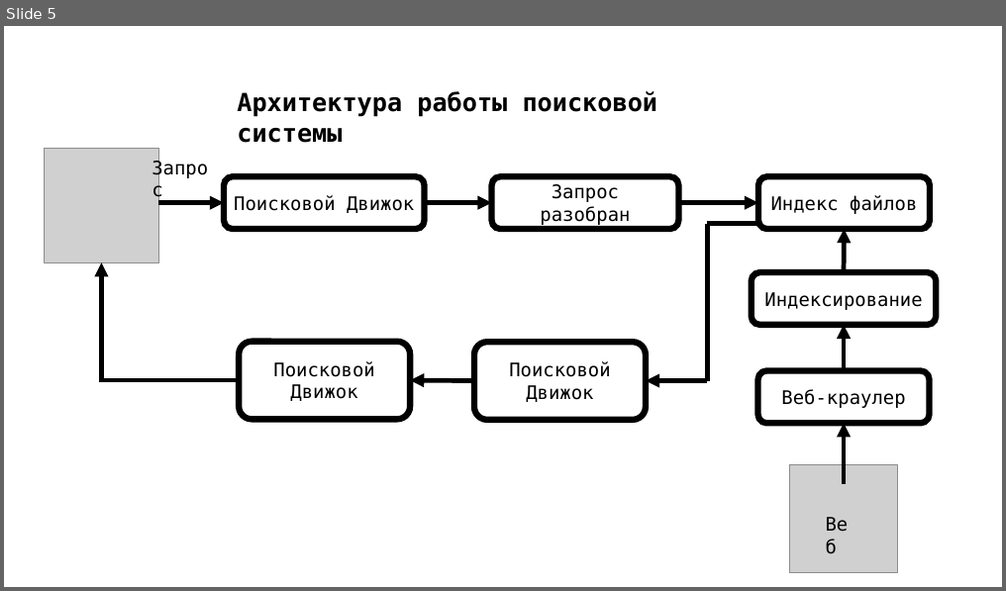
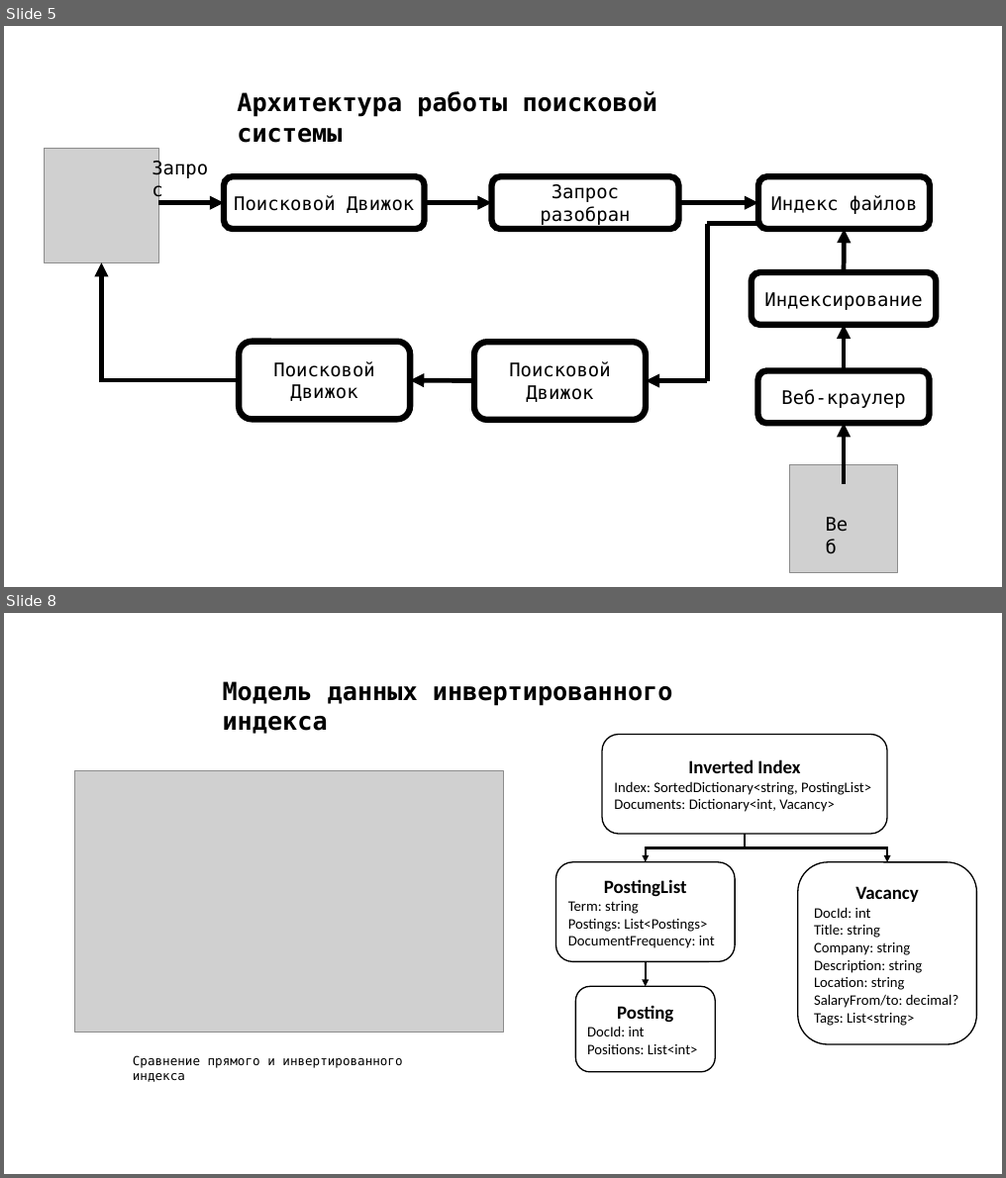
Before and after one commit to 0xK3rn0de/kursach_search, a slide deck: преза.pptx. Shown one above the other, each under a label of ours: slide 5 before the commit, slides 5 and 8 after it; the slides between them are not shown. The pictures are 1006x591 and 1006x1178 pixels, drawn with LibreOffice and Linux fonts; fonts in the diff are those of the drawing; grey boxes stand for pictures. Boxes give left, top, right and bottom in pixels: in the first picture for what was removed or moved away, otherwise in the second. Text is boxed around its words. In the diff, an @@ line names an element or a change of style, - is before the commit and + after.

```diff
--- a/преза.pptx
+++ b/преза.pptx
@@ slide 8 added at box(4, 613, 1002, 1174), background #FFFFFF @@
@@ text added at box(223, 681, 673, 734), 24 pt, text #000000, bold @@
+Модель данных инвертированного индекса
@@ rounded rectangle added at box(602, 735, 887, 834), fill #FFFFFF, outline #000000 1.25 pt, 14 pt, text #000000 @@
+Inverted Index
+Index: SortedDictionary<string, PostingList>
+Documents: Dictionary<int, Vacancy>
@@ picture added at box(74, 771, 503, 1032) @@
@@ elbow arrow added from (746, 834) to (646, 862), #000000 2.25 pt @@
@@ elbow arrow added from (746, 834) to (887, 862), #000000 2.25 pt @@
@@ rounded rectangle added at box(555, 862, 735, 961), fill #FFFFFF, outline #000000 1.25 pt, 14 pt, text #000000 @@
+PostingList
+Term: string
+Postings: List<Postings>
+DocumentFrequency: int
@@ rounded rectangle added at box(798, 862, 977, 1045), fill #FFFFFF, outline #000000 1.25 pt, 14 pt, text #000000 @@
+Vacancy
+DocId: int
+Title: string
+Company: string
+Description: string
+Location: string
+SalaryFrom/to: decimal?
+Tags: List<string>
@@ elbow arrow added from (646, 961) to (646, 986), #000000 2.25 pt @@
@@ rounded rectangle added at box(576, 986, 715, 1072), fill #FFFFFF, outline #000000 1.25 pt, 14 pt, text #000000 @@
+Posting
+DocId: int
+Positions: List<int>
@@ text added at box(133, 1056, 402, 1082), 12 pt, text #000000 @@
+Сравнение прямого и инвертированного индекса
```
Also in this commit, not shown: 2 slides changed, 6 other slides added, 11 slides removed, 15 other files.
